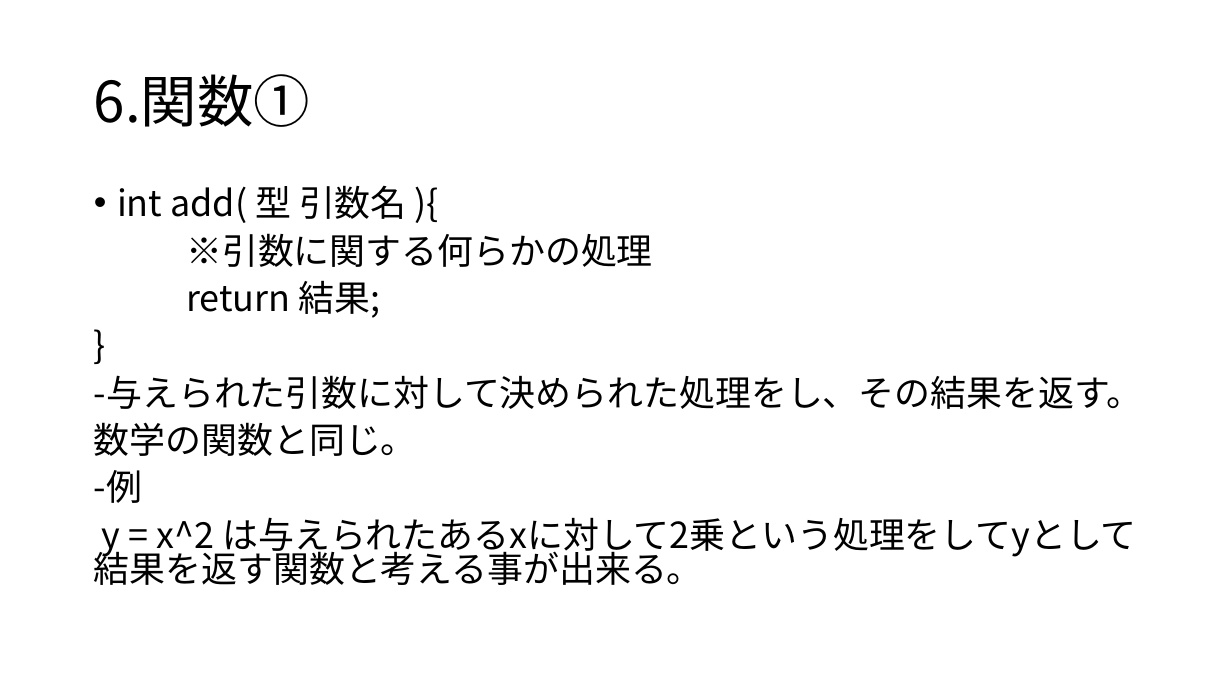
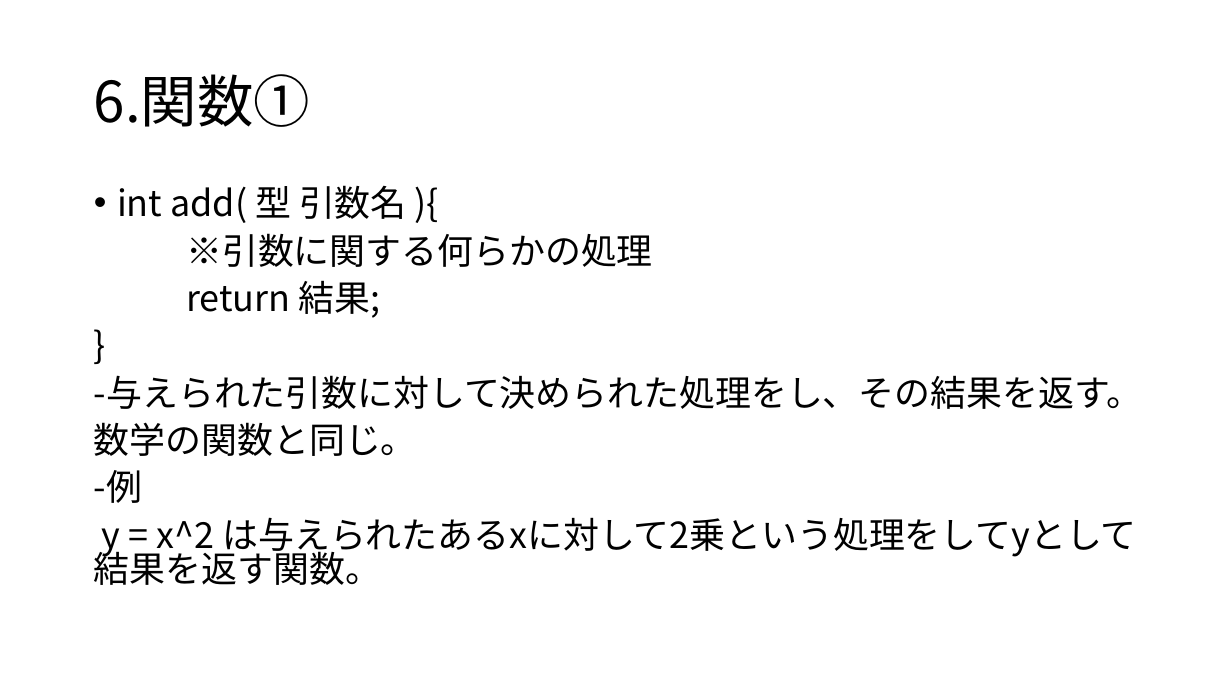
Before and after one commit to AD58-3104/brains_c_study, a slide deck: slide 20 of document/C言語勉強会.pptx. Drawn at 1232x693 pixels with LibreOffice and Linux fonts; fonts in the diff are those of the drawing. Boxes give left, top, right and bottom in pixels: in the first picture for what was removed or moved away, otherwise in the second. Text is boxed around its words. In the diff, an @@ line names an element or a change of style, - is before the commit and + after.

```diff
--- a/document/C言語勉強会.pptx
+++ b/document/C言語勉強会.pptx
@@ text at (94,517,1136,585): text changed @@
-y = x^2 は与えられたあるxに対して2乗という処理をしてyとして結果を返す関数と考える事が出来る。
+y = x^2 は与えられたあるxに対して2乗という処理をしてyとして結果を返す関数。
```
Also in this commit, not shown: 2 other slides changed, 12 slides added.
